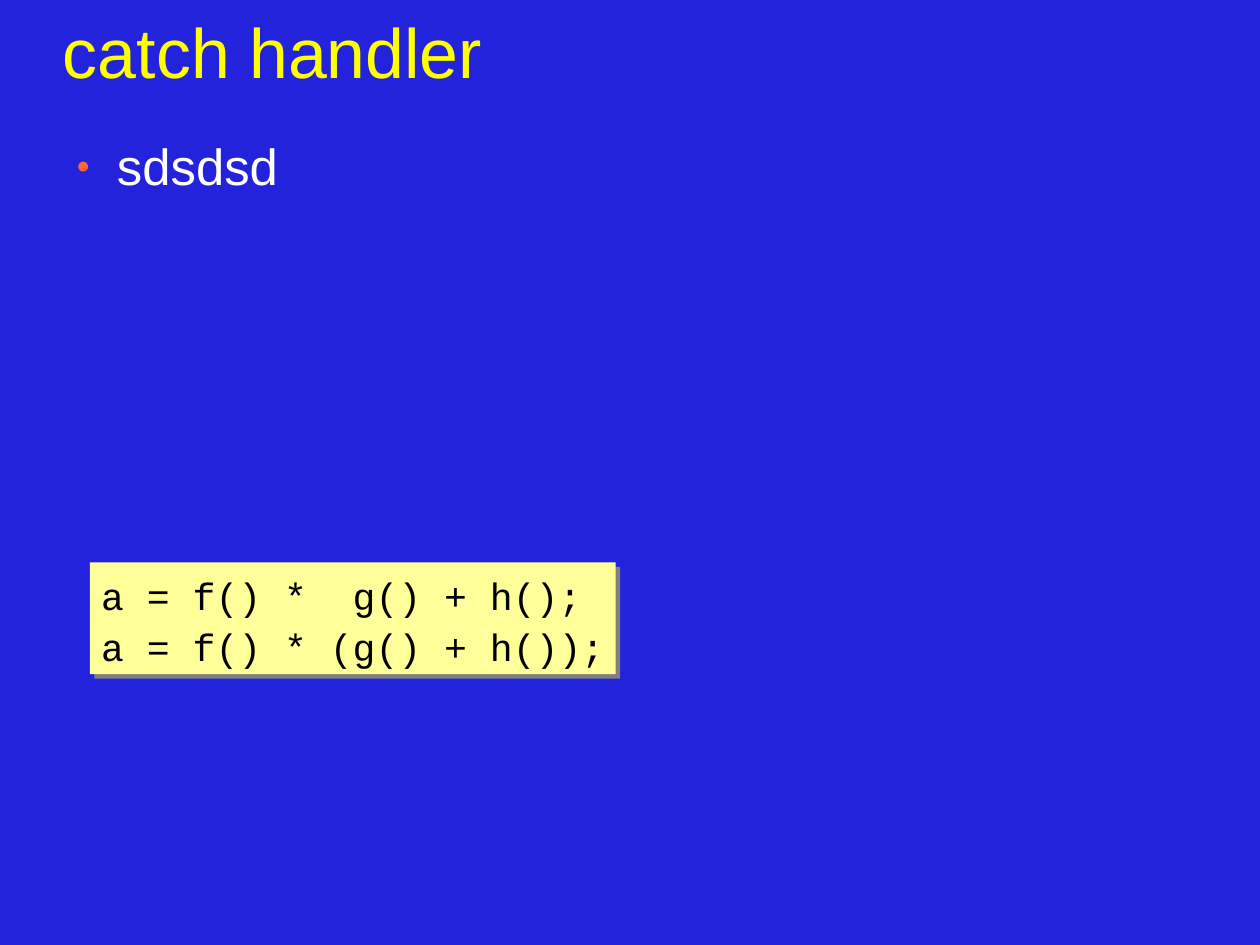
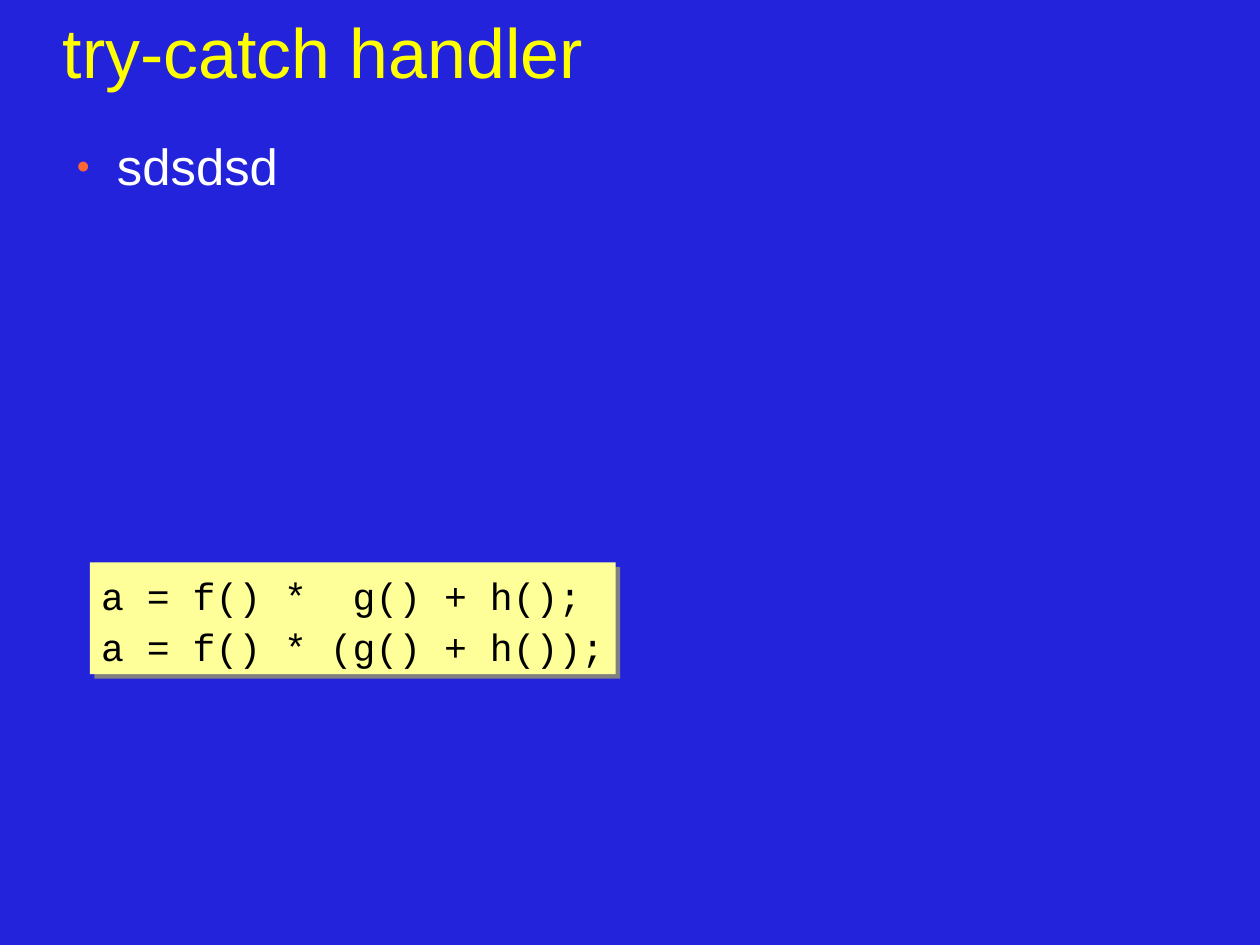
Before and after one commit to JonJagger/two-day-courses, a slide deck: slide 15 of cppf/05_Control_Flow_Iterators_and_Exceptions.odp (slide 6 before the commit). Drawn at 1260x945 pixels with LibreOffice and Linux fonts; fonts in the diff are those of the drawing. Boxes give left, top, right and bottom in pixels: in the first picture for what was removed or moved away, otherwise in the second. Text is boxed around its words. In the diff, an @@ line names an element or a change of style, - is before the commit and + after.

```diff
--- a/cppf/05_Control_Flow_Iterators_and_Exceptions.odp
+++ b/cppf/05_Control_Flow_Iterators_and_Exceptions.odp
@@ title at (63,27,583,91): text changed @@
-catch handler
+try-catch handler
```
Also in this commit, not shown: 6 other slides changed, 9 slides added, 1 other file.
